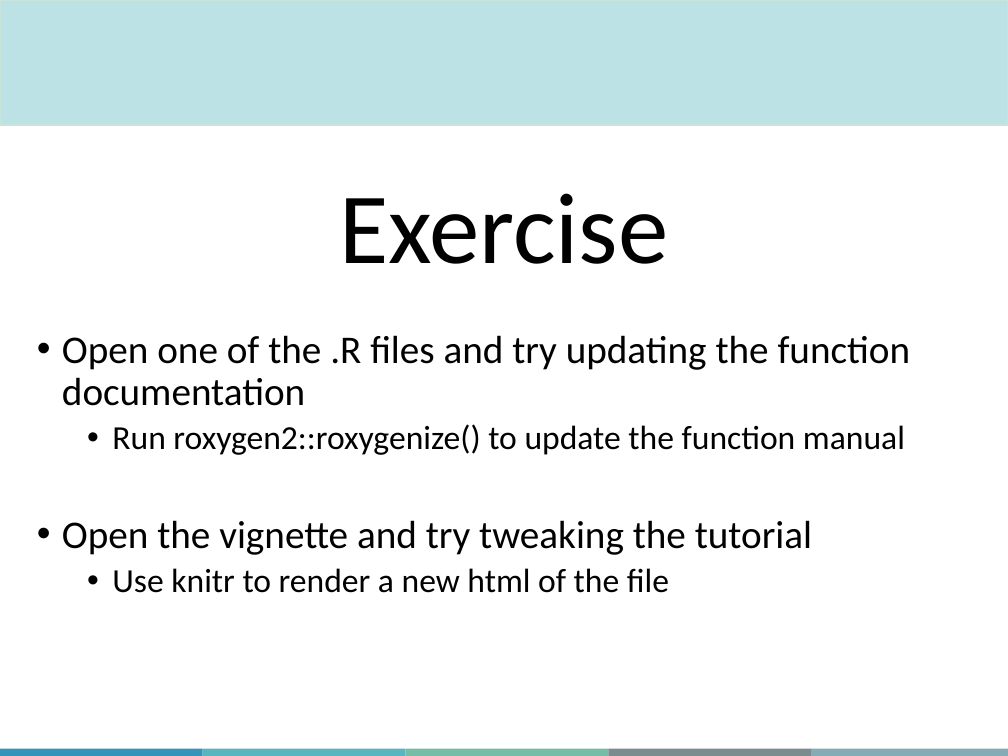
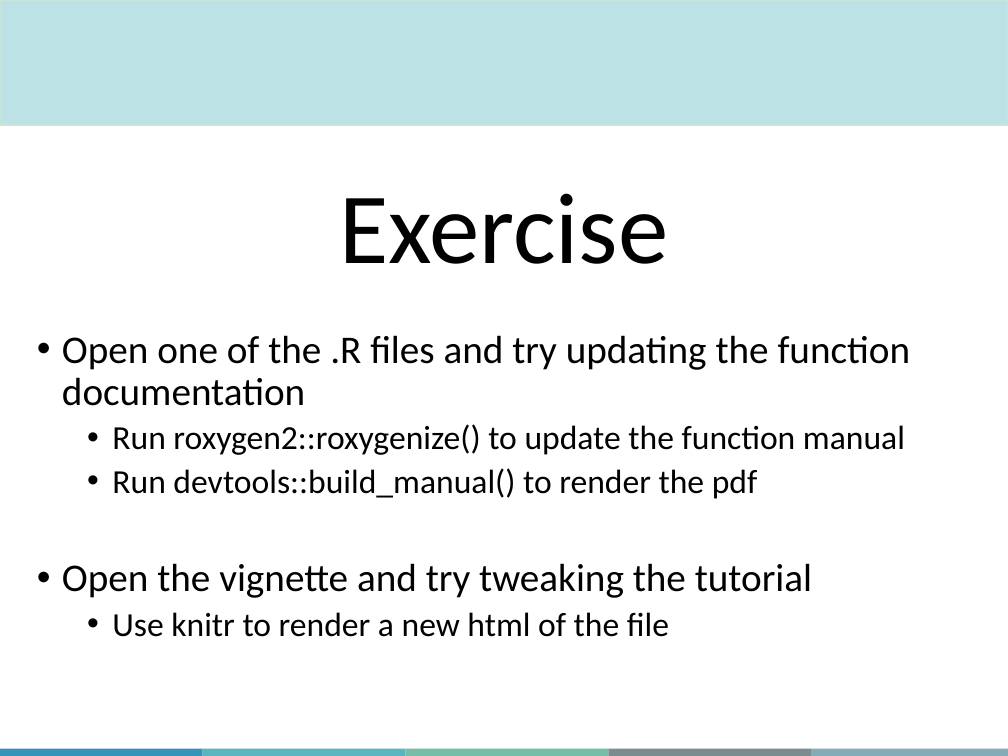
Before and after one commit to QLS-MiCM/RPackageDevelopment, a slide deck: slide 29 of Slides/RPackageDevelopment_Slides.pptx. Drawn at 1008x756 pixels with LibreOffice and Linux fonts; fonts in the diff are those of the drawing; background and template pictures are left out. Boxes give left, top, right and bottom in pixels: in the first picture for what was removed or moved away, otherwise in the second. Text is boxed around its words. In the diff, an @@ line names an element or a change of style, - is before the commit and + after.

```diff
--- a/Slides/RPackageDevelopment_Slides.pptx
+++ b/Slides/RPackageDevelopment_Slides.pptx
@@ text at (x1=112, y1=468, x2=758, y2=499): paragraph added @@
+  • Run devtools::build_manual() to render the pdf
```
Also in this commit, not shown: 2 other slides changed, 1 slide added, 1 other file.
